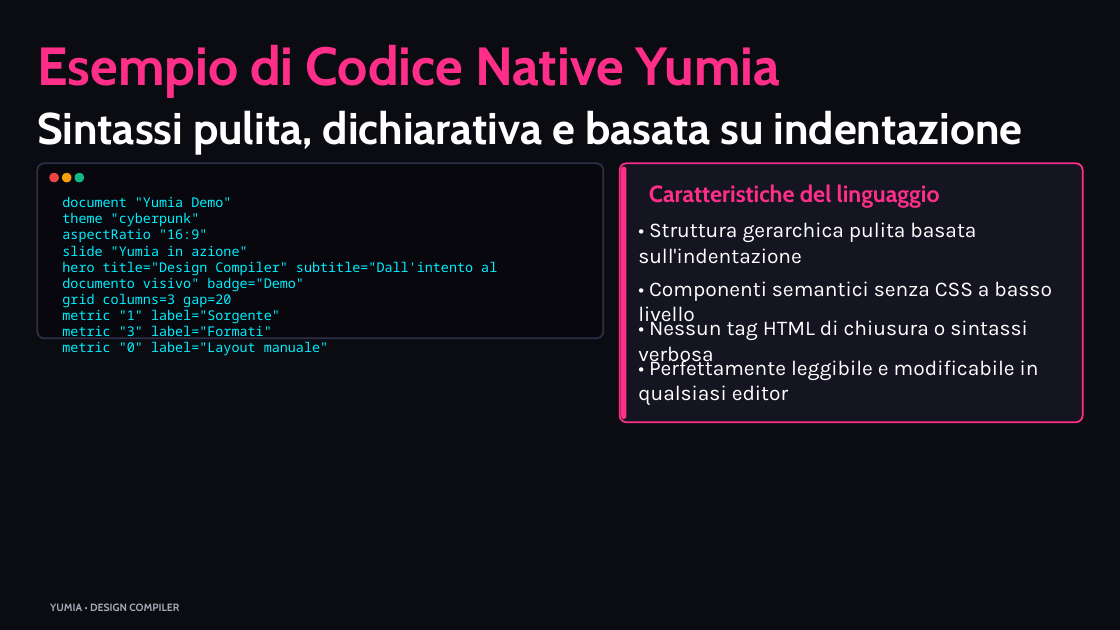
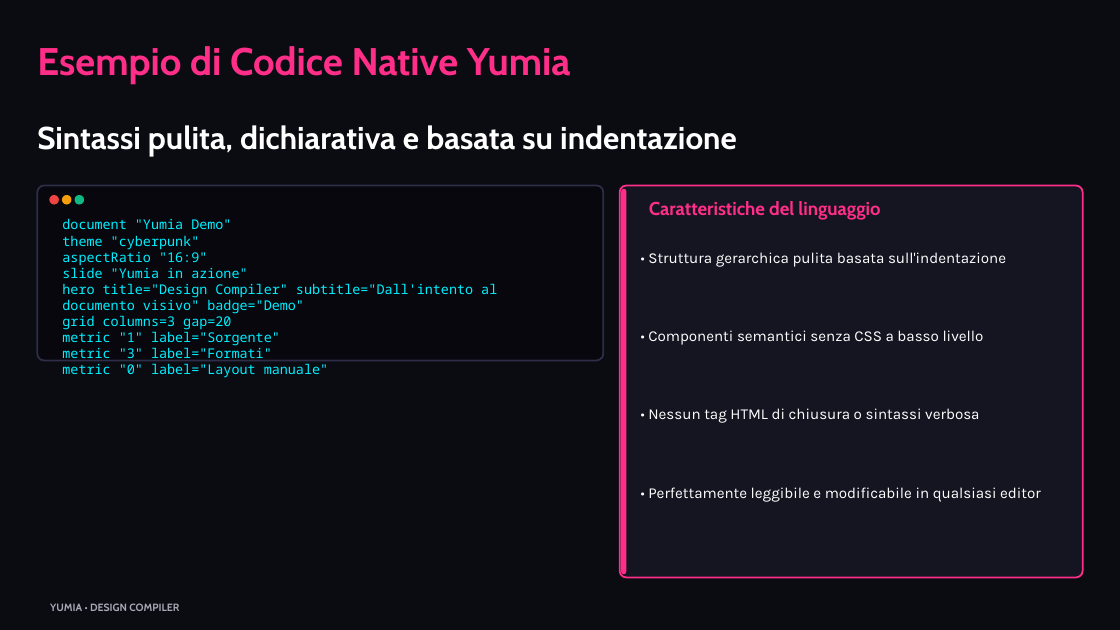
Before and after one commit to biagio-scaglia/Yumia-MD, a slide deck: slide 7 of presentation.pptx. Drawn at 1120x630 pixels with LibreOffice and Linux fonts; fonts in the diff are those of the drawing. Boxes give left, top, right and bottom in pixels: in the first picture for what was removed or moved away, otherwise in the second. Text is boxed around its words. In the diff, an @@ line names an element or a change of style, - is before the commit and + after.

Commit message:
fix(layout,pptx): stop text box collisions and refresh PDF/PPTX outputs
Widen heading/paragraph/card height estimates so PPTX glyphs no longer overlap neighbors, clamp hero paint to bounds, and regenerate the demo deck with the local 15-page PDF.

```diff
--- a/presentation.pptx
+++ b/presentation.pptx
@@ text "Esempio di Codice Native Yumia" at (x1=37, y1=46, x2=571, y2=85): size 46 to 33 pt; vertical alignment middle to top @@
@@ text "Sintassi pulita, dichiarativa e basata ..." moved from (x1=37, y1=110, x2=1023, y2=155) to (x1=37, y1=125, x2=737, y2=156) @@
@@ text "Sintassi pulita, dichiarativa e basata ..." at (x1=37, y1=125, x2=737, y2=156): size 38 to 27 pt; vertical alignment middle to top @@
@@ 3 ellipses, 1 text, 1 rounded rectangle moved together from (x1=37, y1=163, x2=603, y2=356) to (x1=37, y1=186, x2=603, y2=378) @@
@@ rounded rectangle resized from (x1=620, y1=163, x2=1083, y2=422) to (x1=620, y1=186, x2=1083, y2=578) @@
@@ rounded rectangle at (x1=620, y1=186, x2=1083, y2=578): proportions changed @@
@@ rounded rectangle resized from (x1=622, y1=166, x2=627, y2=418) to (x1=622, y1=189, x2=627, y2=575) @@
@@ text "Caratteristiche del linguaggio" moved from (x1=649, y1=184, x2=940, y2=208) to (x1=649, y1=201, x2=880, y2=220) @@
@@ text "Caratteristiche del linguaggio" at (x1=649, y1=201, x2=880, y2=220): size 20 to 16 pt @@
@@ text "• Struttura gerarchica pulita basata ..." moved from (x1=638, y1=222, x2=976, y2=264) to (x1=648, y1=252, x2=1006, y2=267) @@
@@ text "• Componenti semantici senza CSS ..." moved from (x1=638, y1=281, x2=1051, y2=327) to (x1=648, y1=330, x2=984, y2=345) @@
@@ text "• Nessun tag HTML di ..." moved from (x1=638, y1=316, x2=1028, y2=367) to (x1=648, y1=408, x2=979, y2=423) @@
@@ size 18 to 13 pt in 4 elements at (x1=648, y1=252, x2=1006, y2=267), (x1=648, y1=330, x2=984, y2=345), (x1=648, y1=408, x2=979, y2=423), (x1=648, y1=487, x2=1041, y2=502) @@
@@ text "• Perfettamente leggibile e modificabile ..." moved from (x1=638, y1=356, x2=1039, y2=405) to (x1=648, y1=487, x2=1041, y2=502) @@
```
Also in this commit, not shown: 14 other slides changed, 7 other files.
